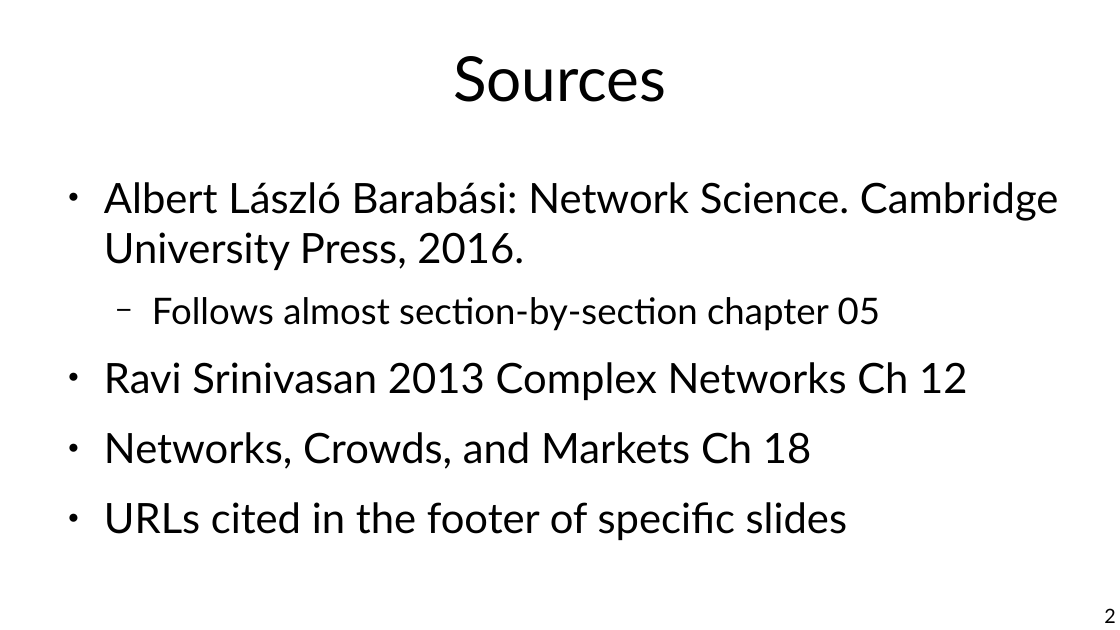
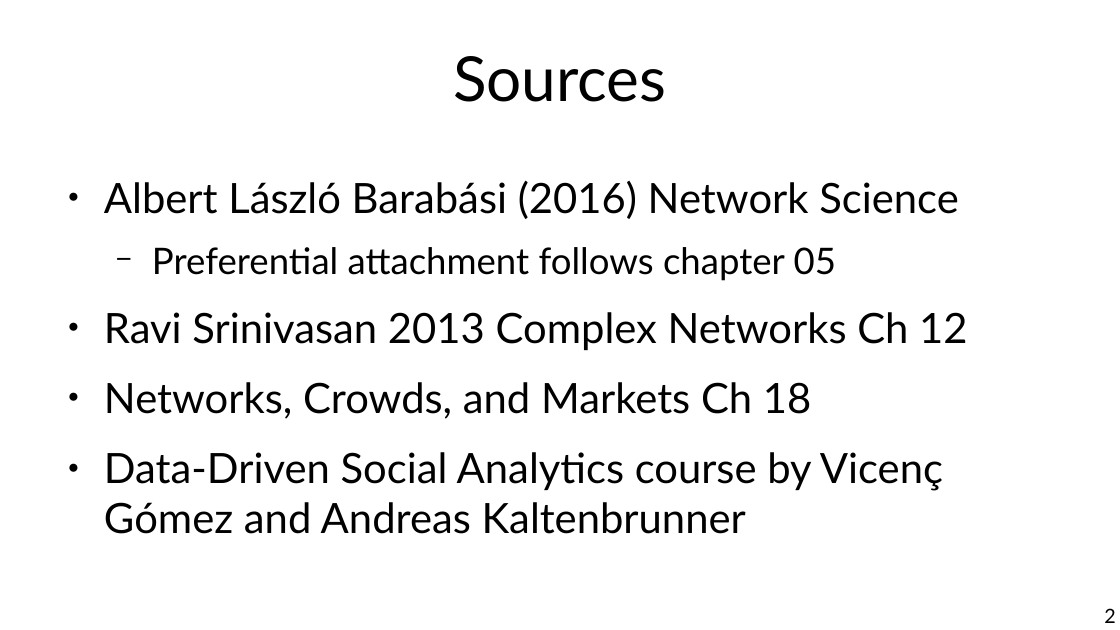
Before and after one commit to chatox/networks-science-course, a slide deck: slide 2 of theory/tt05_preferential_attachment.odp. Drawn at 1120x630 pixels with LibreOffice and Linux fonts; fonts in the diff are those of the drawing. Boxes give left, top, right and bottom in pixels: in the first picture for what was removed or moved away, otherwise in the second. Text is boxed around its words. In the diff, an @@ line names an element or a change of style, - is before the commit and + after.

Commit message:
Uniform random attachment

```diff
--- a/theory/tt05_preferential_attachment.odp
+++ b/theory/tt05_preferential_attachment.odp
@@ text at (x1=104, y1=180, x2=959, y2=281): text changed @@
-● Albert László Barabási: Network Science. Cambridge University Press, 2016.
-  − Follows almost section-by-section chapter 05
+● Albert László Barabási (2016) Network Science
+  − Preferential attachment follows chapter 05
@@ text at (x1=104, y1=452, x2=943, y2=534): text changed @@
-● URLs cited in the footer of specific slides
+● Data-Driven Social Analytics course by Vicenç Gómez and Andreas Kaltenbrunner
```
Also in this commit, not shown: 7 other slides changed, 14 slides added, 5 slides removed, 1 other file.
